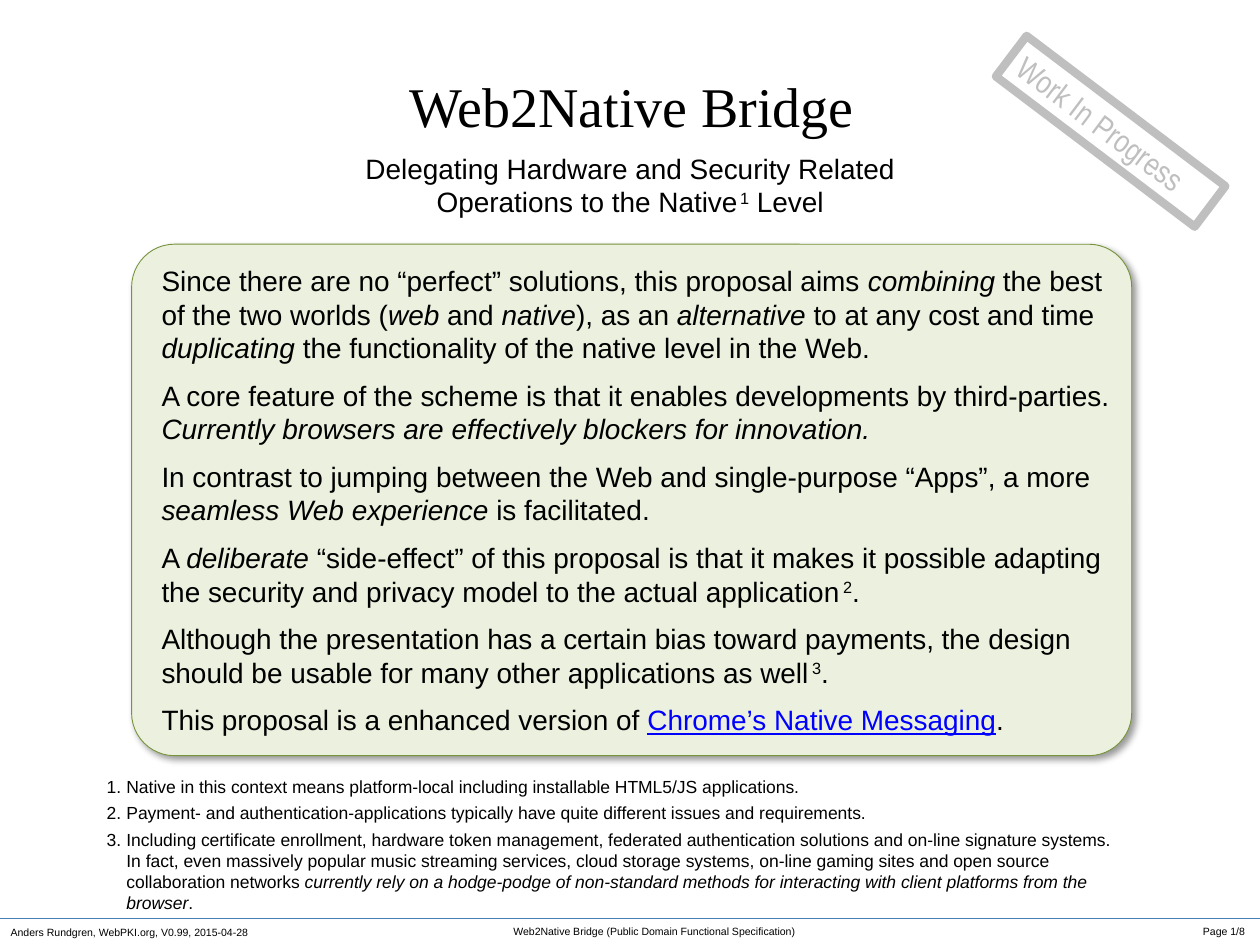
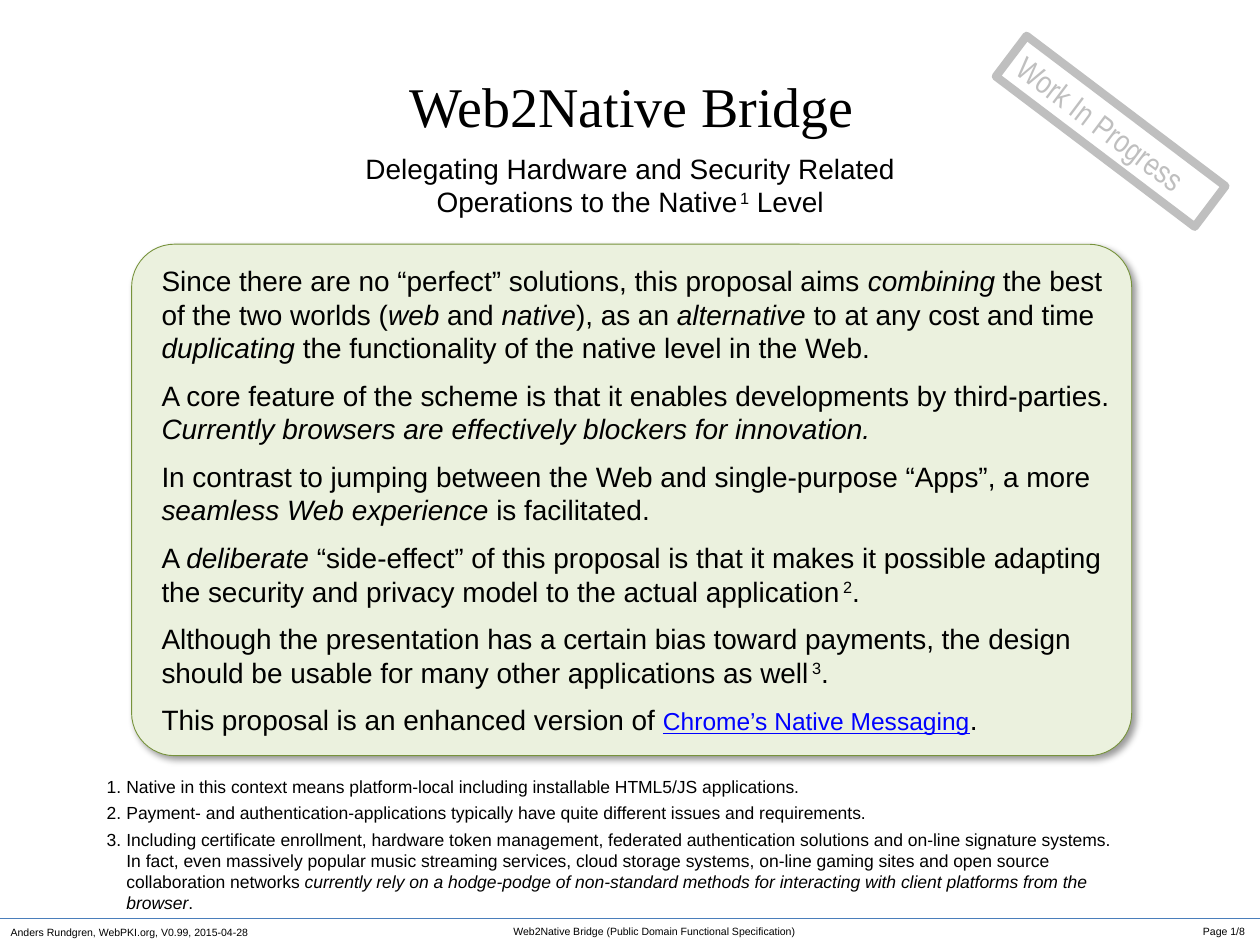
Before and after one commit to cyberphone/openkeystore.old, a slide deck: slide 1 of resources/docs/web2native-bridge.pptx. Drawn at 1260x945 pixels with LibreOffice and Linux fonts; fonts in the diff are those of the drawing. Boxes give left, top, right and bottom in pixels: in the first picture for what was removed or moved away, otherwise in the second. Text is boxed around its words. In the diff, an @@ line names an element or a change of style, - is before the commit and + after.

```diff
--- a/resources/docs/web2native-bridge.pptx
+++ b/resources/docs/web2native-bridge.pptx
@@ text in rounded rectangle at (x1=162, y1=709, x2=970, y2=735): text changed @@
-This proposal is a enhanced version of Chrome’s Native Messaging.
+This proposal is an enhanced version of Chrome’s Native Messaging.
```
Also in this commit, not shown: 1 other file.
